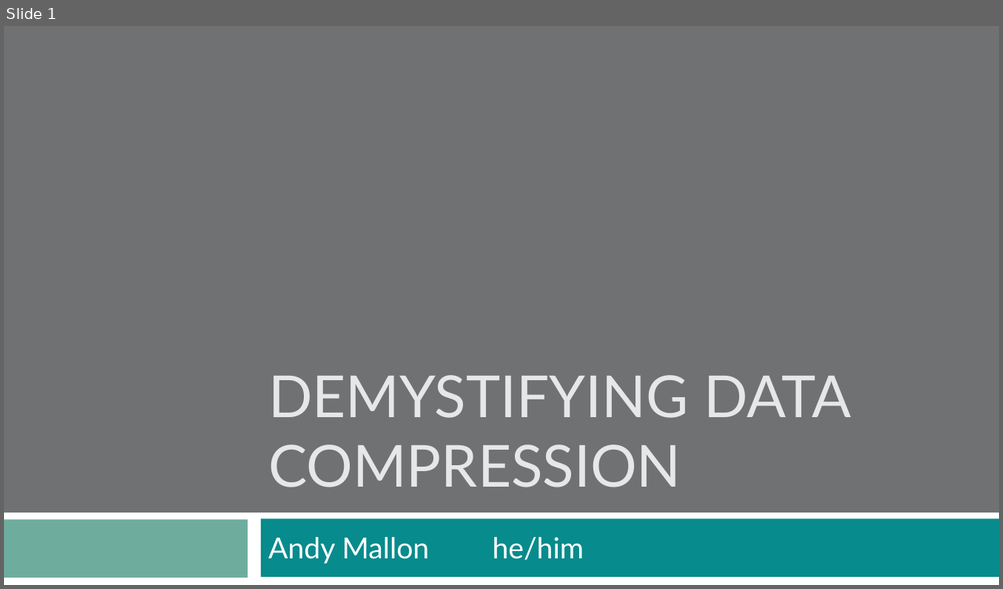
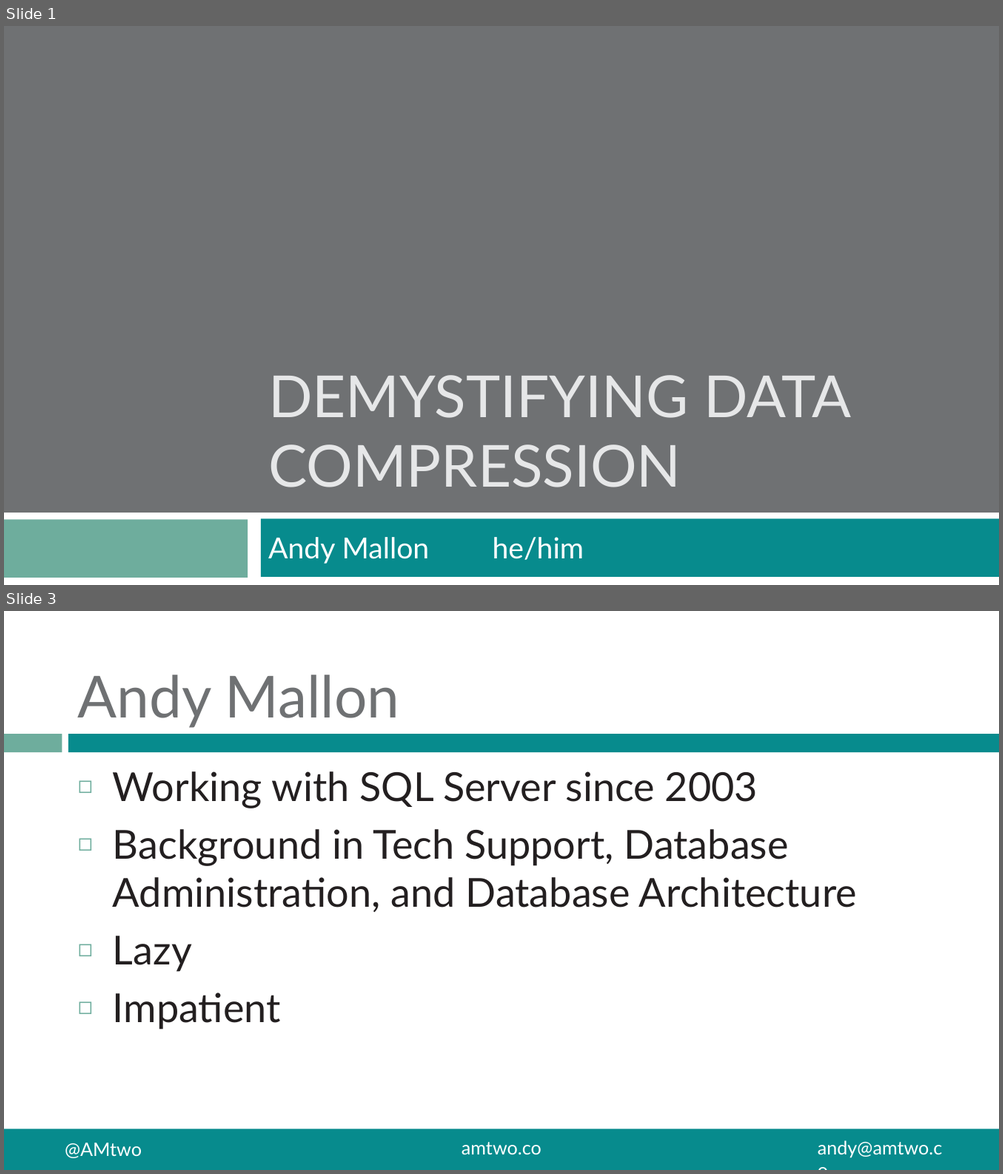
Before and after one commit to amtwo/Presentations, a slide deck: Demystifying-Data-Compression/Data_Compression.pptx. Shown one above the other, each under a label of ours: slide 1 before the commit, slides 1 and 3 after it; the slides between them are not shown. The pictures are 1003x589 and 1003x1174 pixels, drawn with LibreOffice and Linux fonts; fonts in the diff are those of the drawing. Boxes give left, top, right and bottom in pixels: in the first picture for what was removed or moved away, otherwise in the second. Text is boxed around its words. In the diff, an @@ line names an element or a change of style, - is before the commit and + after.

```diff
--- a/Demystifying-Data-Compression/Data_Compression.pptx
+++ b/Demystifying-Data-Compression/Data_Compression.pptx
@@ slide 3 added at [4, 611, 999, 1170], background #FFFFFF @@
@@ title added at [78, 675, 400, 728], 56 pt, text #6F7173 @@
+Andy Mallon
@@ rectangle added at [4, 734, 62, 753], fill #6EAD9D @@
@@ rectangle added at [68, 734, 999, 753], fill #078B8D @@
@@ text added at [113, 772, 856, 1030], 38.7 pt, text #231F20 @@
+◻ Working with SQL Server since 2003
+◻ Background in Tech Support, Database Administration, and Database Architecture
+◻ Lazy
+◻ Impatient
@@ group added at [4, 1130, 999, 1170]: 3 texts, 1 rectangle @@
+@AMtwo
+andy@amtwo.co
+amtwo.co
```
Also in this commit, not shown: 4 slides changed, 1 slide removed.
